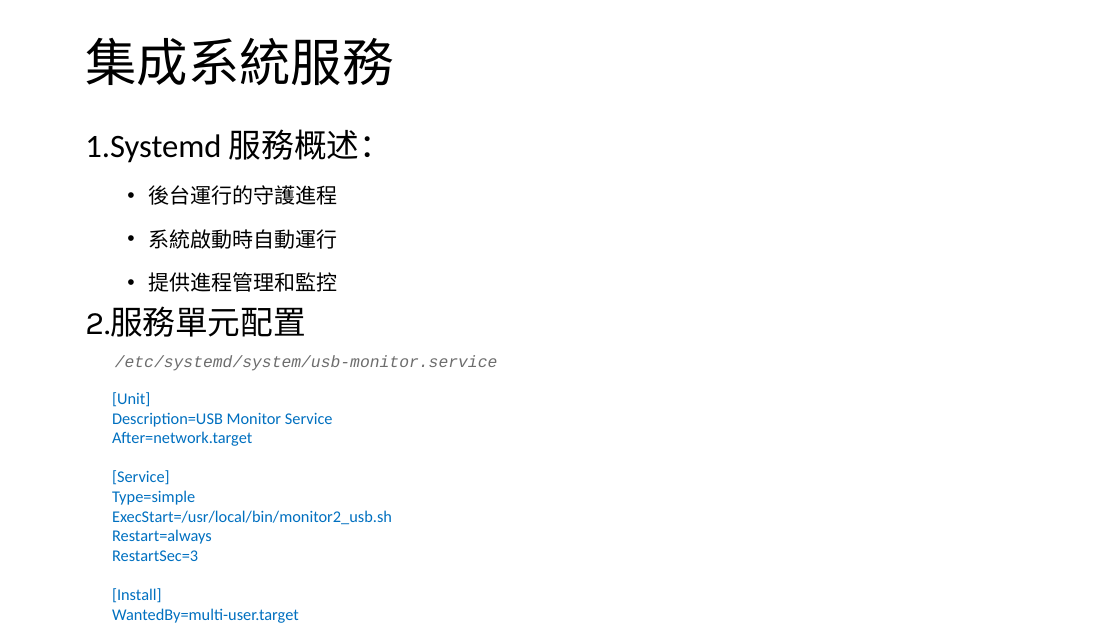
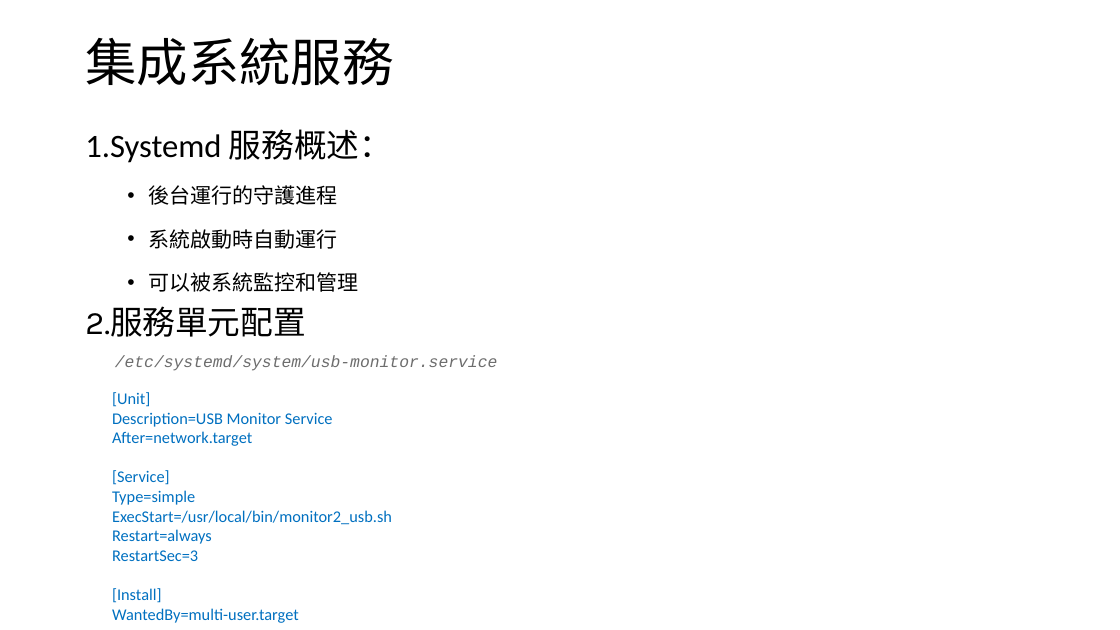
Before and after one commit to LewTIS/study, a slide deck: slide 10 of usb_update/USB設備自動掛載與通知.pptx. Drawn at 1120x630 pixels with LibreOffice and Linux fonts; fonts in the diff are those of the drawing. Boxes give left, top, right and bottom in pixels: in the first picture for what was removed or moved away, otherwise in the second. Text is boxed around its words. In the diff, an @@ line names an element or a change of style, - is before the commit and + after.

```diff
--- a/usb_update/USB設備自動掛載與通知.pptx
+++ b/usb_update/USB設備自動掛載與通知.pptx
@@ text at (148,272,358,292): text changed @@
-  • 提供進程管理和監控
+  • 可以被系統監控和管理
```
Also in this commit, not shown: 1 other slide changed, 3 other files.
